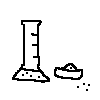
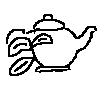
Two versions of the same layered image (w=100, h=100). Layer-by-layer changes:
added layer "图层 52" above "图层 36" over [6, 14, 97, 76]
hid "图层 24" over [12, 20, 90, 91]
